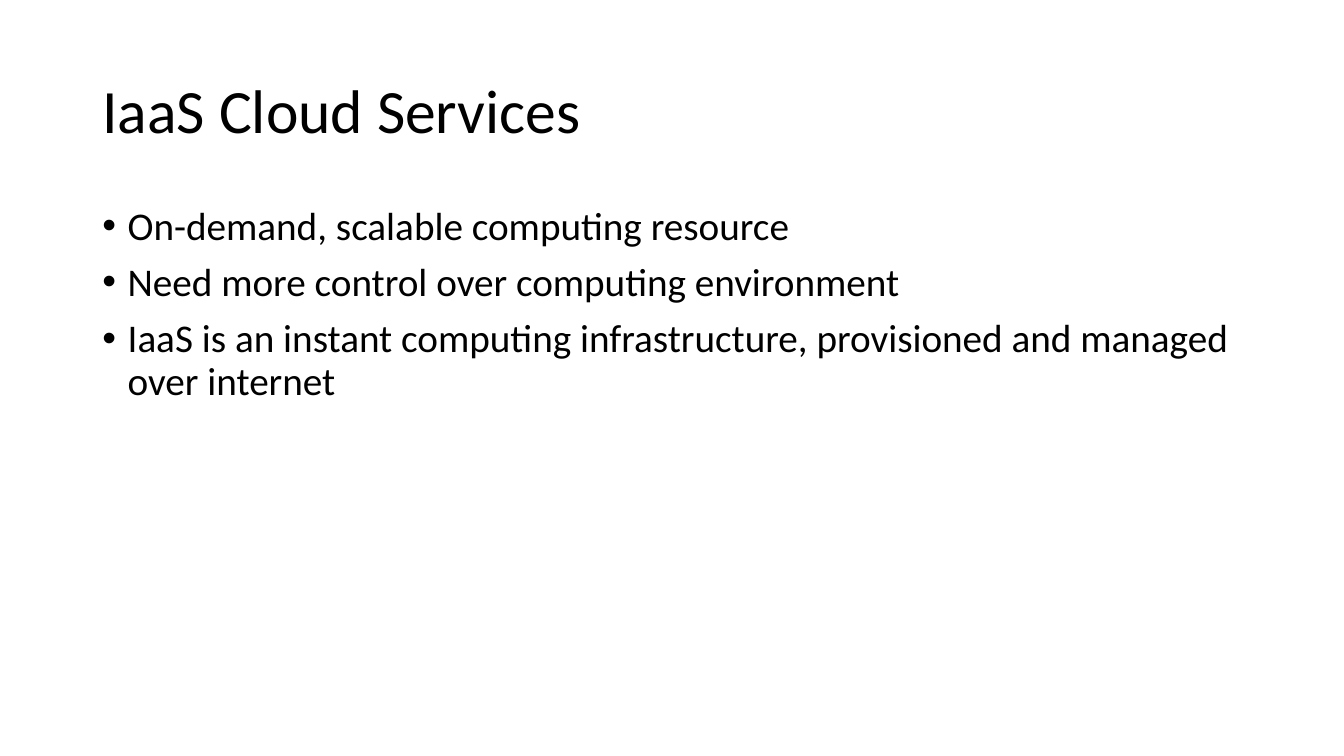
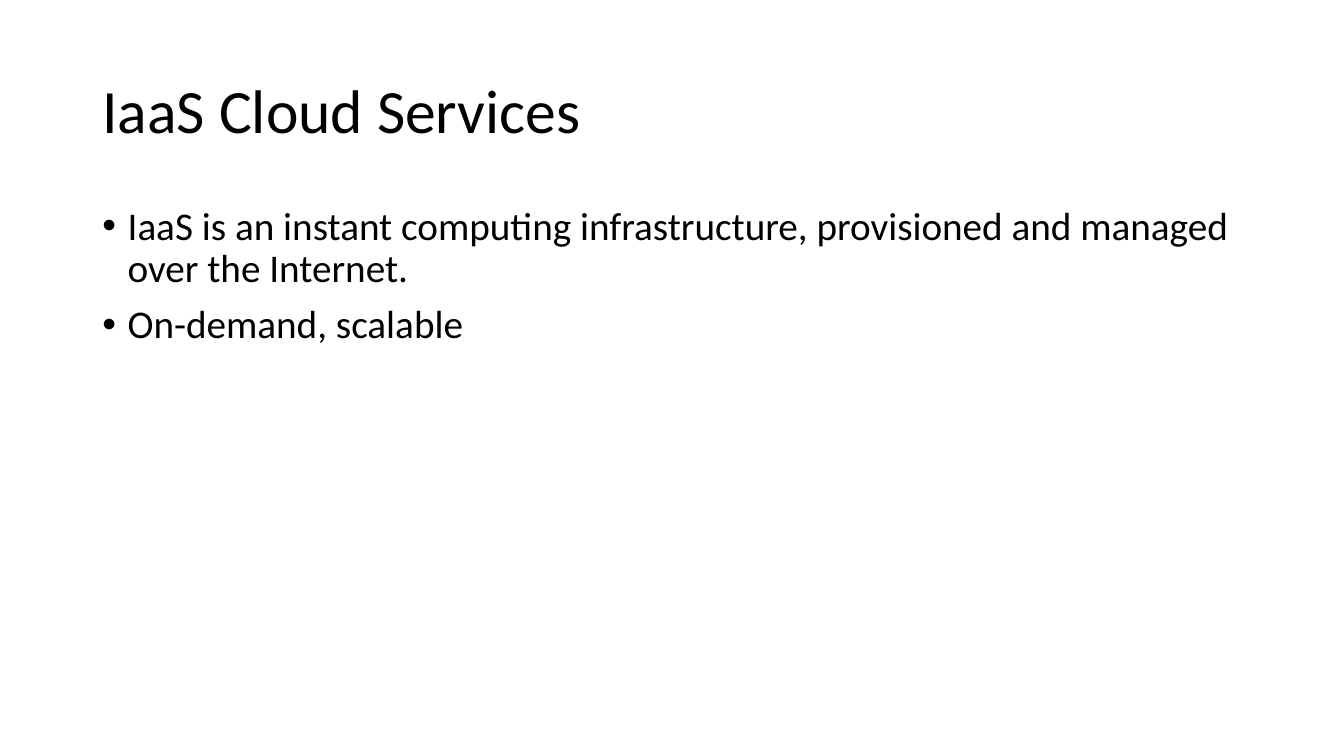
Before and after one commit to ayushrathi15/9July-AZ104, a slide deck: slide 2 of Azure Virtual Machines.pptx. Drawn at 1344x756 pixels with LibreOffice and Linux fonts; fonts in the diff are those of the drawing. Boxes give left, top, right and bottom in pixels: in the first picture for what was removed or moved away, otherwise in the second. Text is boxed around its words. In the diff, an @@ line names an element or a change of style, - is before the commit and + after.

```diff
--- a/Azure Virtual Machines.pptx
+++ b/Azure Virtual Machines.pptx
@@ text at [128,212,1228,343]: text changed @@
-• On-demand, scalable computing resource
-• Need more control over computing environment
-• IaaS is an instant computing infrastructure, provisioned and managed over internet
+• IaaS is an instant computing infrastructure, provisioned and managed over the Internet.
+• On-demand, scalable
```
Also in this commit, not shown: 13 other slides changed, 9 slides added, 1 slide removed.
